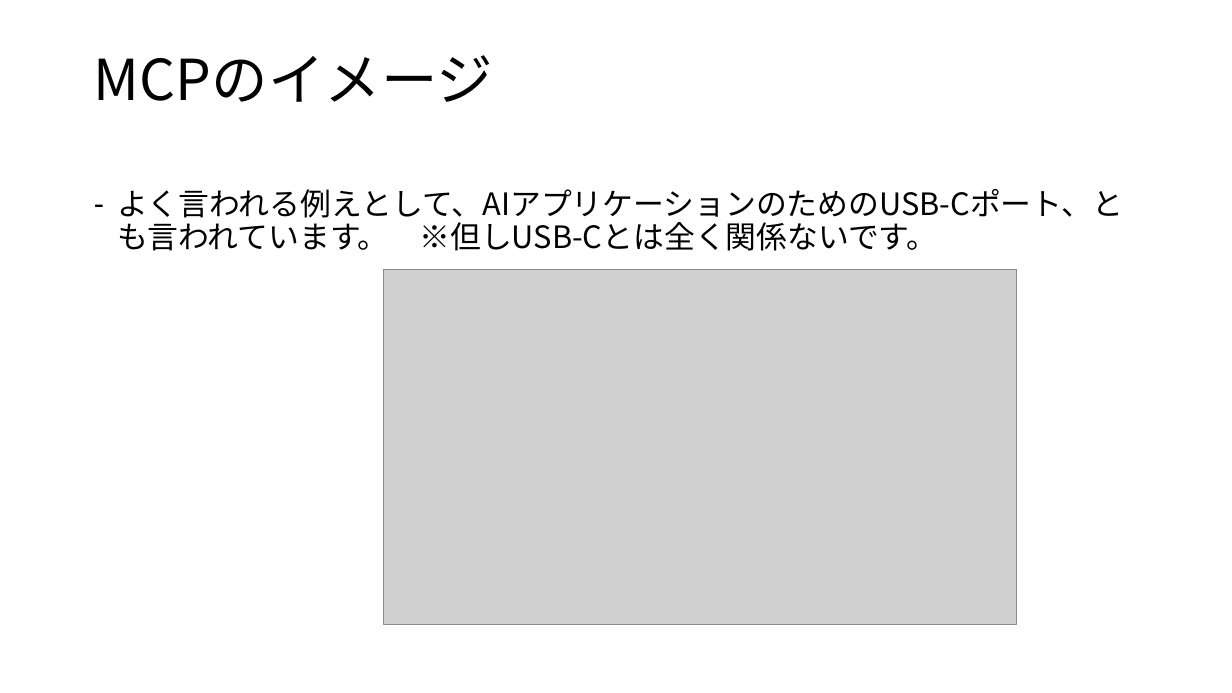
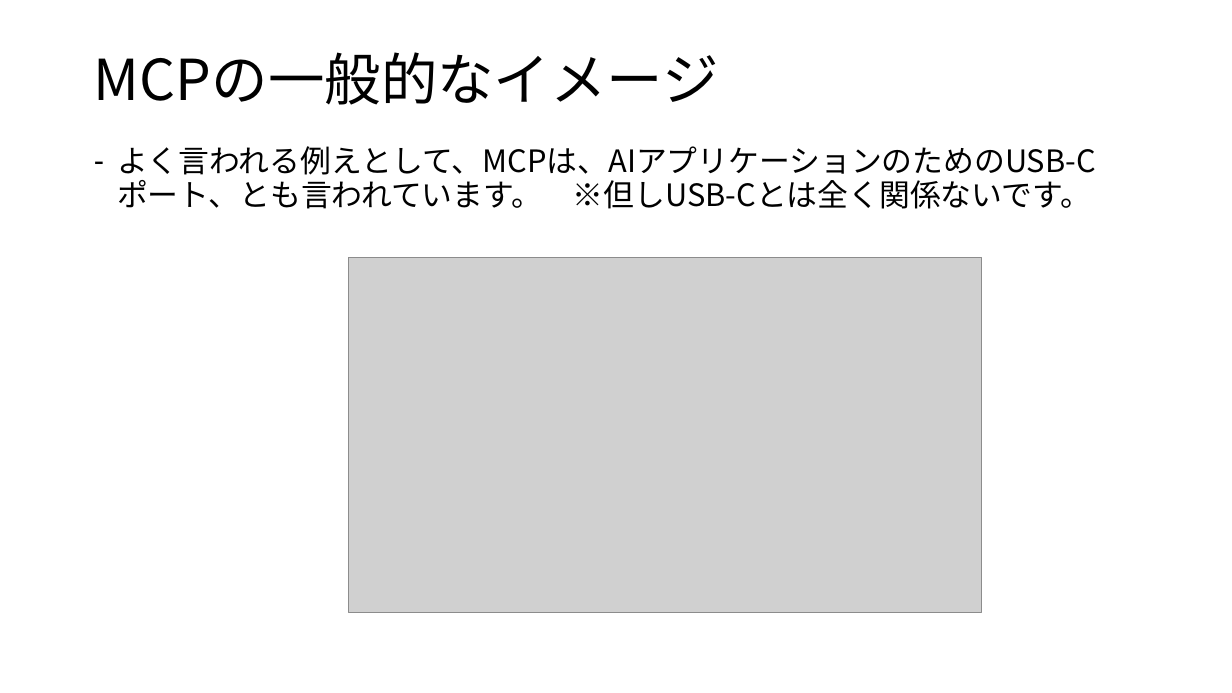
Before and after one commit to koga-miko/misc, a slide deck: slide 3 of raspberry-pi-report/MCPについて.pptx (slide 4 before the commit). Drawn at 1232x693 pixels with LibreOffice and Linux fonts; fonts in the diff are those of the drawing; grey boxes stand for pictures. Boxes give left, top, right and bottom in pixels: in the first picture for what was removed or moved away, otherwise in the second. Text is boxed around its words. In the diff, an @@ line names an element or a change of style, - is before the commit and + after.

```diff
--- a/raspberry-pi-report/MCPについて.pptx
+++ b/raspberry-pi-report/MCPについて.pptx
@@ title at [94,52,719,105]: text changed @@
-MCPのイメージ
+MCPの一般的なイメージ
@@ text at [117,146,1096,209]: text changed @@
-– よく言われる例えとして、AIアプリケーションのためのUSB-Cポート、とも言われています。 ※但しUSB-Cとは全く関係ないです。
+– よく言われる例えとして、MCPは、AIアプリケーションのためのUSB-Cポート、とも言われています。 ※但しUSB-Cとは全く関係ないです。
@@ picture: place and size @@
-picture at [384,269,1017,624]
+picture at [348,257,982,612]
```
Also in this commit, not shown: 5 other slides changed, 3 slides added, 2 slides removed.
